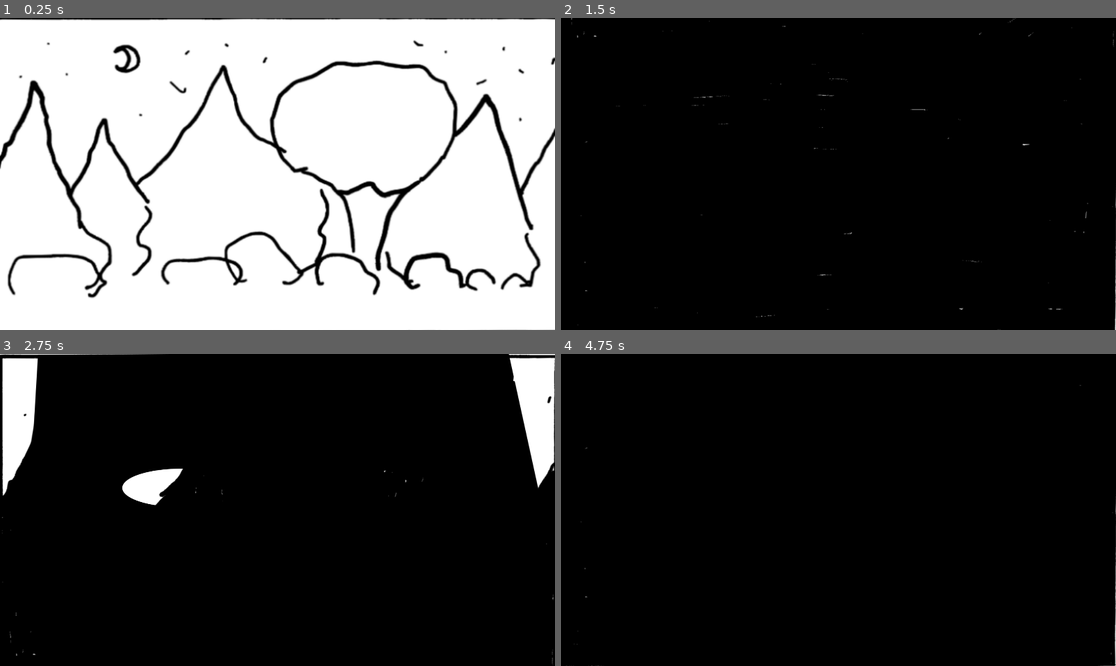
Above: before the commit, frames 1-4 (two rows, left to right).
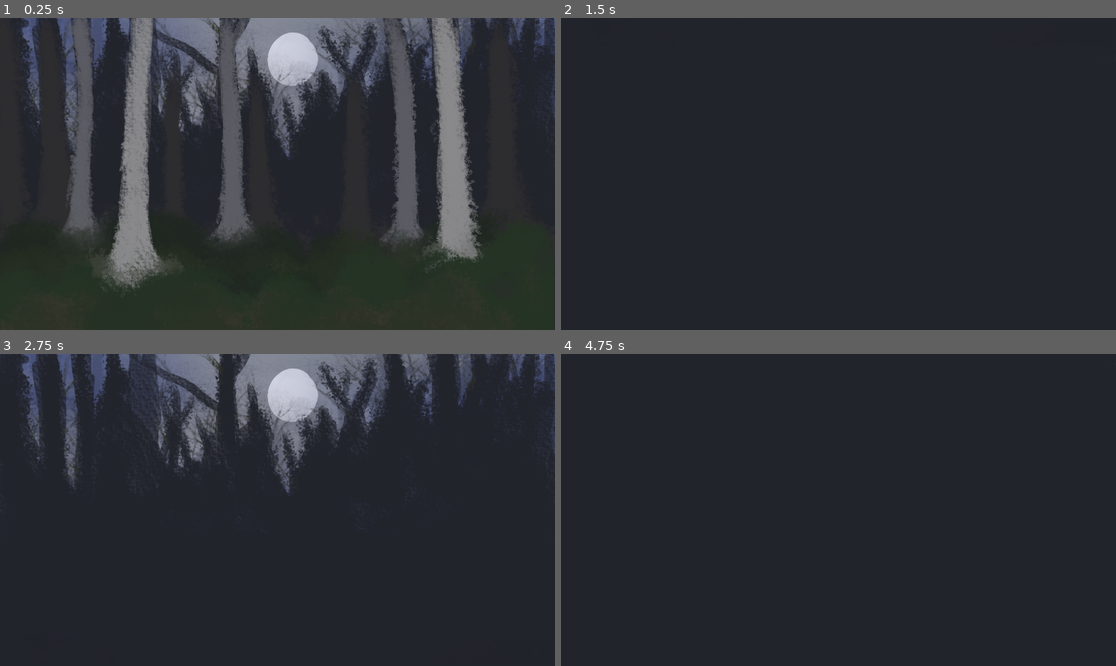
Above: after the commit, the same moments.

Repository: serrureriehurluberlesque/GGJ2026
Game: Godot game, scene res://scenes/main/main.tscn
Same seed, same stepped clock (60 frames per second), same inputs: the game is played once before the commit and once after it. The engine's default icon, where the game draws it, is replaced by a stand-in: a white triangle on a blue panel in a dark square.
Inputs (mouse positions are in pixels of both pictures, inside the frame that each line leads up to):
- Up to frame 1 (0.25 s): no input
- Up to frame 2 (1.5 s): tap Enter at 0.5 s; move the mouse to (960, 158) at 0.52 s; hold Up (ui_up) 0.53-1.28 s; hold E (activate) 0.53-1.28 s; click (960, 158) at 0.67 s; tap Space at 1.25 s; move the mouse to (727, 189) at 1.27 s; hold Down (ui_down) from 1.28 s (still down); tap E (activate) at 1.35 s
- Up to frame 3 (2.75 s): tap Enter at 2 s; move the mouse to (138, 500) at 2.02 s; release Down (ui_down) at 2.03 s; press the mouse at (138, 500) at 2.03 s; hold Up (ui_up) from 2.03 s (still down); tap E (activate) at 2.3 s
- Up to frame 4 (4.75 s): tap Space at 2.75, 4.25 s; move the mouse to (810, 572) at 2.77 s; release the mouse at (810, 572) at 2.78 s; tap E (activate) at 2.85, 4.55 s; click (810, 572) at 2.92 s; tap Enter at 3.5 s; move the mouse to (1005, 556) at 3.52 s; release Up (ui_up) at 3.53 s; hold E (activate) 3.53-4.28 s; hold Down (ui_down) from 3.53 s (still down); move the mouse to (794, 497) at 4.27 s; click (794, 497) at 4.35 s

The runs differ from the first frame. In frame 1, 99% of the frame differs, in the area x 0-100%, y 0-100%; in frame 2, 100%; in frame 3, 100%; in frame 4, 100%.

Commit message:
background real assets

Diff:
--- a/ggj2026/scenes/main/main.gd
+++ b/ggj2026/scenes/main/main.gd
@@ -38,7 +38,7 @@
 		elif event.is_action_pressed("activate"):
 			# Switch light
 			light_on = !light_on
-			%bg_off.visible = !light_on
+			%bg_off.z_index = 0 if light_on else 13 # TODO faire un truc plus subtil
 			send_visibility_to_monsters()
 
 	if mask_on and event.is_action_pressed("click") and not $AnimationPlayer.is_playing():
--- a/ggj2026/scenes/main/main.tscn
+++ b/ggj2026/scenes/main/main.tscn
@@ -1,11 +1,17 @@
 [gd_scene format=3 uid="uid://cbypkv6mwxs3h"]
 
 [ext_resource type="Script" uid="uid://v3kuevo6qtdo" path="res://scenes/main/main.gd" id="1_hyk8p"]
-[ext_resource type="Texture2D" uid="uid://c34ak4poc75x3" path="res://scenes/main/assets/background.png" id="2_iuonh"]
-[ext_resource type="Texture2D" uid="uid://dn8e5jau1getn" path="res://scenes/main/assets/background_nolight.png" id="2_k2fmo"]
+[ext_resource type="Texture2D" uid="uid://dskcapkgv71x7" path="res://scenes/main/assets/Skytree_0.png" id="2_ow5a4"]
+[ext_resource type="Texture2D" uid="uid://b5r838w2v2gls" path="res://scenes/main/assets/Ground_0.png" id="3_hujxm"]
+[ext_resource type="Texture2D" uid="uid://j0o4dhfknghi" path="res://scenes/main/assets/Trees_2.png" id="4_th5th"]
 [ext_resource type="Texture2D" uid="uid://chbpq1sg7aph1" path="res://scenes/main/assets/mask_on.png" id="5_6q06x"]
+[ext_resource type="Texture2D" uid="uid://p44k80y2gjyh" path="res://scenes/main/assets/Trees_5.png" id="5_7smn1"]
+[ext_resource type="Texture2D" uid="uid://bynx0jntesm5o" path="res://scenes/main/assets/Table_11.png" id="5_b1x3f"]
 [ext_resource type="PackedScene" uid="uid://cbqanbli3on4a" path="res://scenes/main/mask.tscn" id="5_yyfjg"]
+[ext_resource type="Texture2D" uid="uid://xtp2oeyqcmcv" path="res://scenes/main/assets/Lantern_12.png" id="6_a8run"]
 [ext_resource type="PackedScene" uid="uid://dxdc0a75fejsx" path="res://scenes/monsters/monsters.tscn" id="6_ow5a4"]
+[ext_resource type="Texture2D" uid="uid://b6optcde54ge6" path="res://scenes/main/assets/Trees_7.png" id="6_raeie"]
+[ext_resource type="Texture2D" uid="uid://d30v4tw35mtv4" path="res://scenes/main/assets/Shrubbery_8.png" id="7_hxu8e"]
 
 [sub_resource type="Animation" id="Animation_6q06x"]
 length = 0.001
@@ -64,10 +70,56 @@
 [node name="Root" type="Node" unique_id=1990394275]
 script = ExtResource("1_hyk8p")
 
-[node name="bg_on" type="TextureRect" parent="." unique_id=392310767]
+[node name="Background" type="Node" parent="." unique_id=921327726]
+
+[node name="bg_off" type="TextureRect" parent="Background" unique_id=392310767]
+unique_name_in_owner = true
 offset_right = 1920.0
 offset_bottom = 2160.0
-texture = ExtResource("2_iuonh")
+texture = ExtResource("2_ow5a4")
+
+[node name="bg_light" type="Node2D" parent="Background" unique_id=154036299]
+
+[node name="trees_2" type="TextureRect" parent="Background/bg_light" unique_id=1858569500]
+z_index = 2
+offset_right = 1920.0
+offset_bottom = 2160.0
+texture = ExtResource("4_th5th")
+
+[node name="trees_4" type="TextureRect" parent="Background/bg_light" unique_id=1781926860]
+z_index = 4
+offset_right = 1920.0
+offset_bottom = 2160.0
+texture = ExtResource("5_7smn1")
+
+[node name="trees_6" type="TextureRect" parent="Background/bg_light" unique_id=1514645746]
+z_index = 6
+offset_right = 1920.0
+offset_bottom = 2160.0
+texture = ExtResource("6_raeie")
+
+[node name="shrubbery_8" type="TextureRect" parent="Background/bg_light" unique_id=409042832]
+z_index = 8
+offset_right = 1920.0
+offset_bottom = 2160.0
+texture = ExtResource("7_hxu8e")
+
+[node name="ground_0" type="TextureRect" parent="Background" unique_id=61128486]
+offset_right = 1920.0
+offset_bottom = 2160.0
+texture = ExtResource("3_hujxm")
+
+[node name="table_11" type="TextureRect" parent="Background" unique_id=1376601101]
+z_index = 11
+offset_right = 1920.0
+offset_bottom = 2160.0
+texture = ExtResource("5_b1x3f")
+
+[node name="lantern_12" type="TextureRect" parent="Background" unique_id=525598338]
+z_index = 12
+offset_right = 1920.0
+offset_bottom = 2160.0
+texture = ExtResource("6_a8run")
 
 [node name="mask_3" parent="." unique_id=1181649016 instance=ExtResource("5_yyfjg")]
 unique_name_in_owner = true
@@ -87,13 +139,6 @@
 scale = Vector2(0.4, 0.4)
 type = 1
 
-[node name="bg_off" type="TextureRect" parent="." unique_id=1154403445]
-unique_name_in_owner = true
-visible = false
-offset_right = 1920.0
-offset_bottom = 2160.0
-texture = ExtResource("2_k2fmo")
-
 [node name="Monsters" parent="." unique_id=1929812014 instance=ExtResource("6_ow5a4")]
 
 [node name="Camera" type="Camera2D" parent="." unique_id=421635307]
Binary file added: ggj2026/scenes/main/assets/Ground_0.png
Not shown, added: ggj2026/scenes/main/assets/Ground_0.png.import
Binary file added: ggj2026/scenes/main/assets/Lantern_12.png
Not shown, added: ggj2026/scenes/main/assets/Lantern_12.png.import
Binary file added: ggj2026/scenes/main/assets/Shrubbery_8.png
Not shown, added: ggj2026/scenes/main/assets/Shrubbery_8.png.import
Binary file added: ggj2026/scenes/main/assets/Skytree_0.png
Not shown, added: ggj2026/scenes/main/assets/Skytree_0.png.import
Binary file added: ggj2026/scenes/main/assets/Table_11.png
Not shown, added: ggj2026/scenes/main/assets/Table_11.png.import
Binary file added: ggj2026/scenes/main/assets/Trees_2.png
Not shown, added: ggj2026/scenes/main/assets/Trees_2.png.import
(and 4 more such lines)
